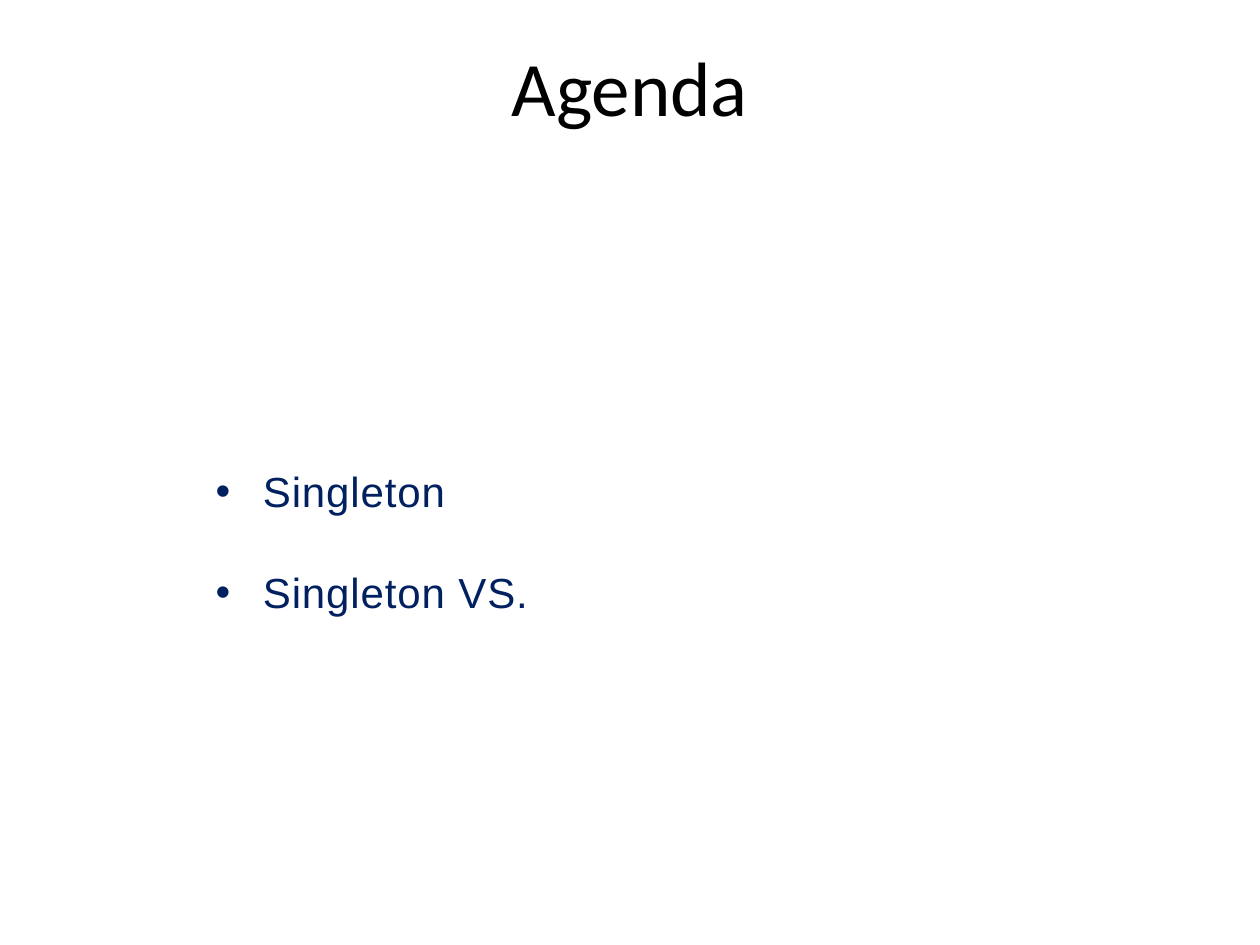
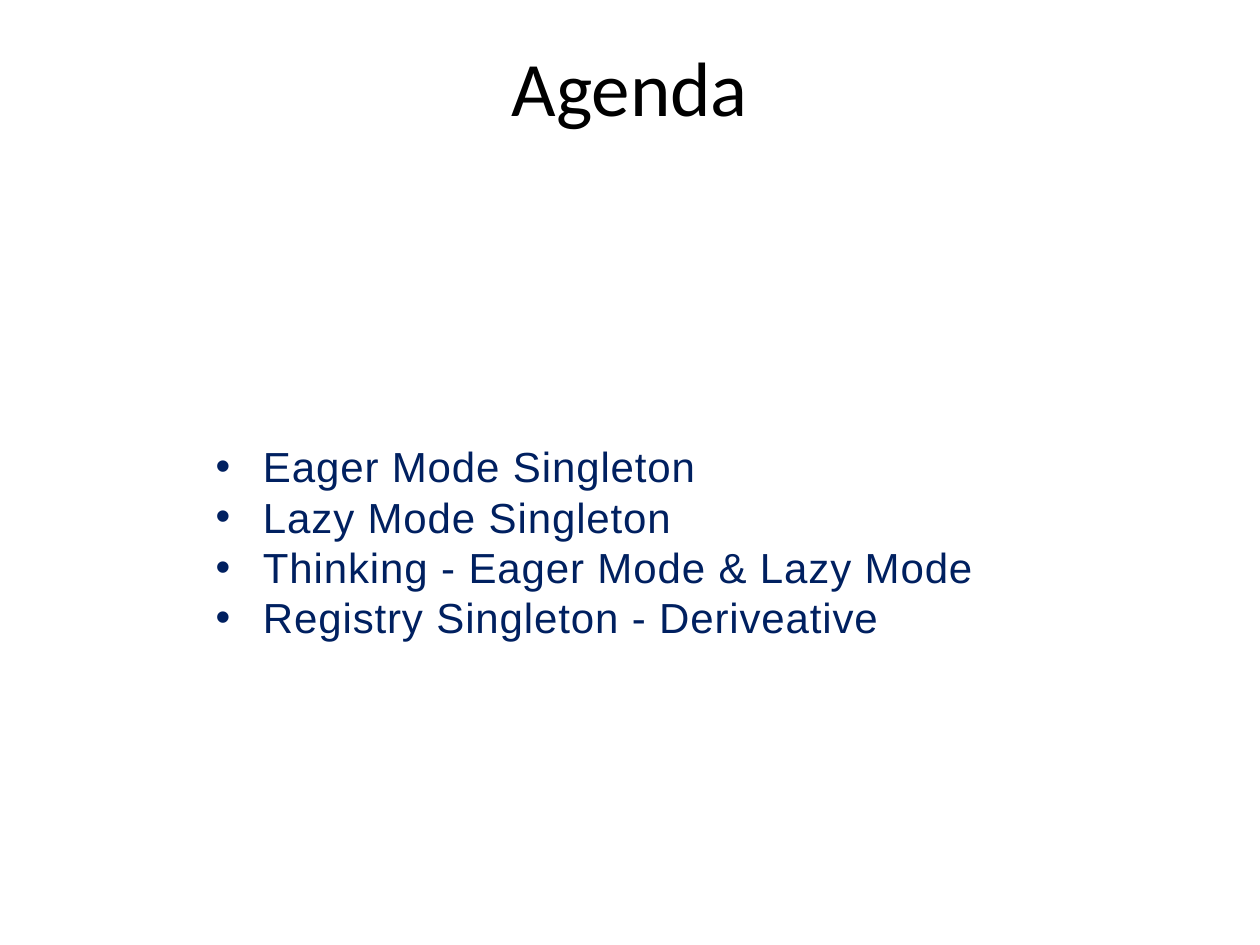
Before and after one commit to PlumpMath/DesignPattern-956, a slide deck: slide 2 of _Doc/DesignPattern.P3.Creational(Singleton).pptx. Drawn at 1260x945 pixels with LibreOffice and Linux fonts; fonts in the diff are those of the drawing. Boxes give left, top, right and bottom in pixels: in the first picture for what was removed or moved away, otherwise in the second. Text is boxed around its words. In the diff, an @@ line names an element or a change of style, - is before the commit and + after.

Commit message:
Updated Singleton code and PPT.

```diff
--- a/_Doc/DesignPattern.P3.Creational(Singleton).pptx
+++ b/_Doc/DesignPattern.P3.Creational(Singleton).pptx
@@ text at [263,451,973,642]: text changed @@
-• Singleton
-• Singleton VS.
+• Eager Mode Singleton
+• Lazy Mode Singleton
+• Thinking - Eager Mode & Lazy Mode
+• Registry Singleton - Deriveative
```
Also in this commit, not shown: 6 other slides changed, 2 slides added, 5 slides removed, 2 other files.
